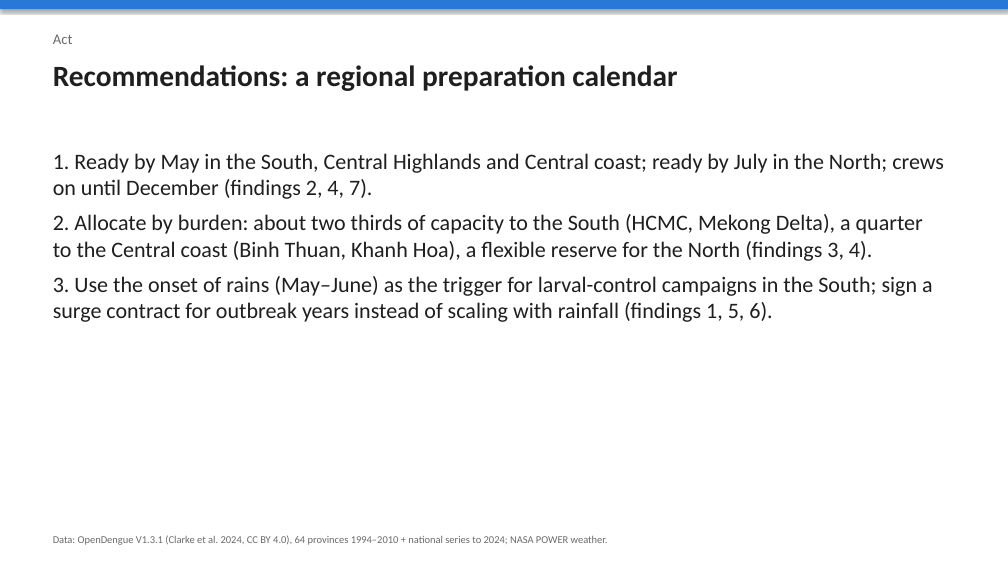
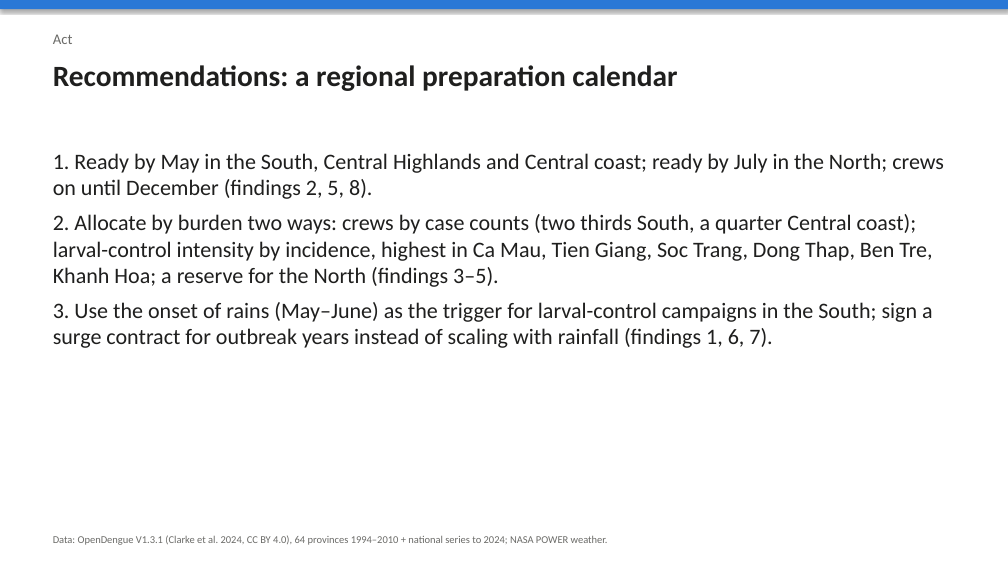
Before and after one commit to Thu-Ha-Vault/dengue-vietnam-case-study, a slide deck: slide 15 of slides/dengue_case_study.pptx (slide 14 before the commit). Drawn at 1008x567 pixels with LibreOffice and Linux fonts; fonts in the diff are those of the drawing. Boxes give left, top, right and bottom in pixels: in the first picture for what was removed or moved away, otherwise in the second. Text is boxed around its words. In the diff, an @@ line names an element or a change of style, - is before the commit and + after.

```diff
--- a/slides/dengue_case_study.pptx
+++ b/slides/dengue_case_study.pptx
@@ text at (53, 153, 944, 348): text changed @@
-1. Ready by May in the South, Central Highlands and Central coast; ready by July in the North; crews on until December (findings 2, 4, 7).
-2. Allocate by burden: about two thirds of capacity to the South (HCMC, Mekong Delta), a quarter to the Central coast (Binh Thuan, Khanh Hoa), a flexible reserve for the North (findings 3, 4).
-3. Use the onset of rains (May–June) as the trigger for larval-control campaigns in the South; sign a surge contract for outbreak years instead of scaling with rainfall (findings 1, 5, 6).
+1. Ready by May in the South, Central Highlands and Central coast; ready by July in the North; crews on until December (findings 2, 5, 8).
+2. Allocate by burden two ways: crews by case counts (two thirds South, a quarter Central coast); larval-control intensity by incidence, highest in Ca Mau, Tien Giang, Soc Trang, Dong Thap, Ben Tre, Khanh Hoa; a reserve for the North (findings 3–5).
+3. Use the onset of rains (May–June) as the trigger for larval-control campaigns in the South; sign a surge contract for outbreak years instead of scaling with rainfall (findings 1, 6, 7).
```
Also in this commit, not shown: 7 other slides changed, 1 slide added, 7 other files.
